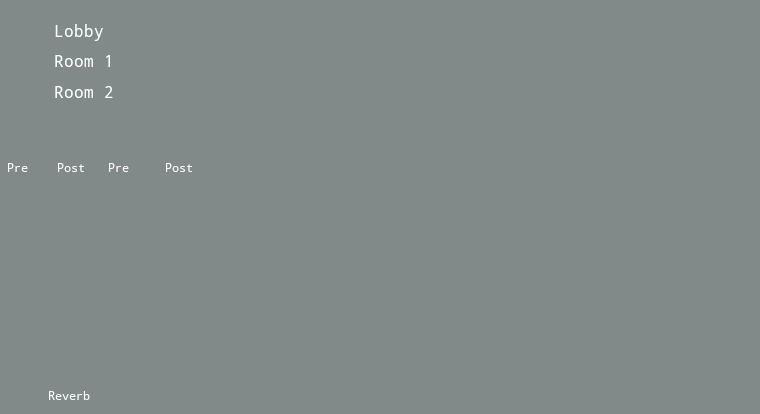
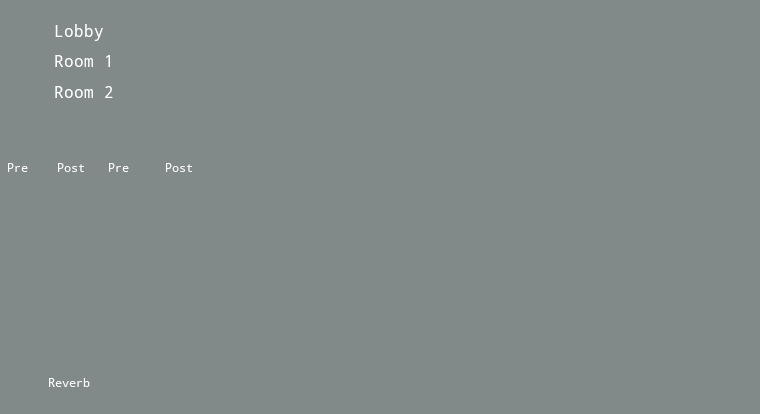
Layered file, before and after one edit (760x414). Changes by layer:
painted on "Background" over [49,378,90,400]
